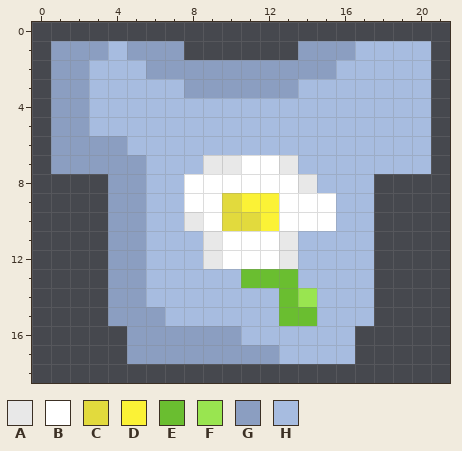
Pixel-art file: Assets/Shirt Daisy.aseprite. Above: the version before the commit.
22x19 pixels, 1 frame.
Palette (. is transparent): A #e8e8e8  B #ffffff  C #e2da3d  D #fbf236  E #6abe30  F #99e550  G #8b9ec1  H #a7bce0
Pixels before, first column x 1:
 1 GGGHGGG......GGGHHHH
 2 GGHHHGGGGGGGGGGHHHHH
 3 GGHHHHHGGGGGGHHHHHHH
 4 GGHHHHHHHHHHHHHHHHHH
 5 GGHHHHHHHHHHHHHHHHHH
 6 GGGGHHHHHHHHHHHHHHHH
 7 GGGGGHHHAABBAHHHHHHH
 8 ...GGHHBBBBBBAHHH...
 9 ...GGHHBBCDDBBBHH...
10 ...GGHHABCCDBBBHH...
11 ...GGHHHABBBAHHHH...
12 ...GGHHHABBBAHHHH...
13 ...GGHHHHHEEEHHHH...
14 ...GGHHHHHHHEFHHH...
15 ...GGGHHHHHHEEHHH...
16 ....GGGGGGHHHHHH....
17 ....GGGGGGGGHHHH....
The result:
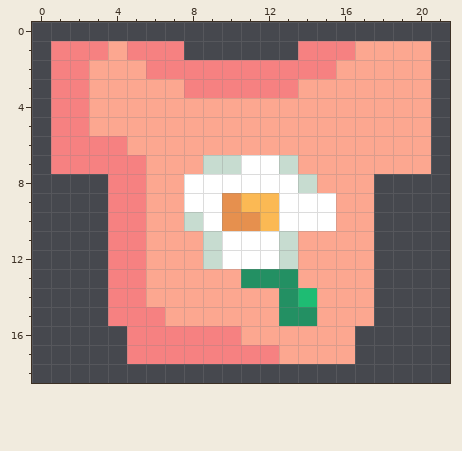
The edit:
colour A: #e8e8e8 -> #c7dcd0
colour C: #e2da3d -> #e6904e
colour D: #fbf236 -> #fbb954
colour E: #6abe30 -> #239063
colour F: #99e550 -> #1ebc73
colour G: #8b9ec1 -> #f68181
colour H: #a7bce0 -> #fca790
Changed places in both pictures, as pixel boxes (x1, y1, x2, y2):
changed: (51, 41, 431, 364)
